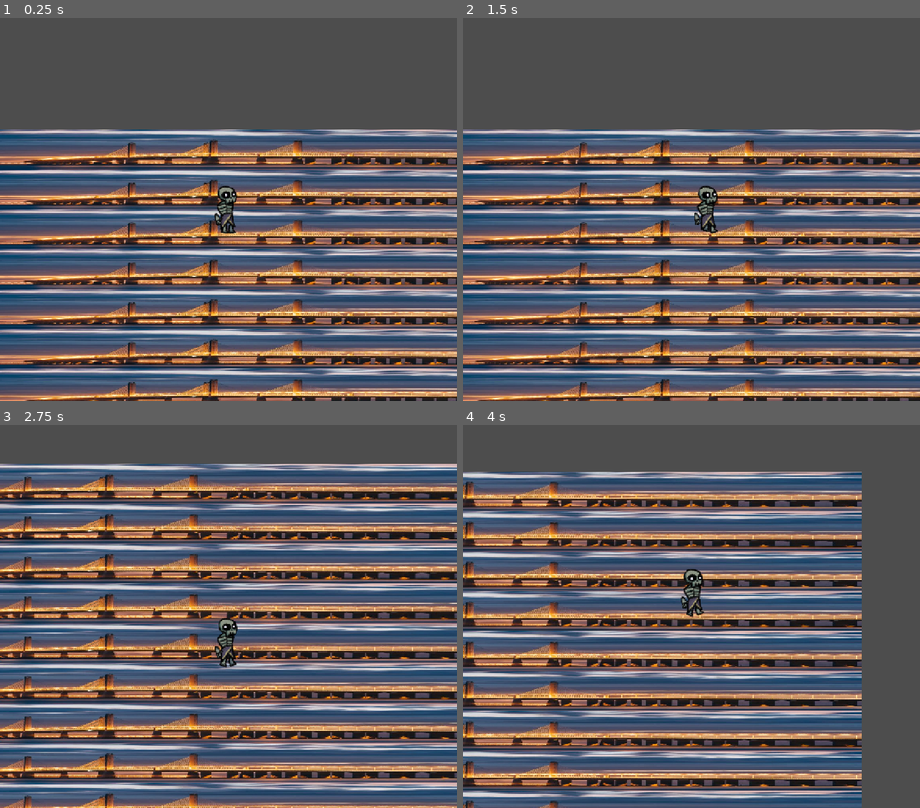
Above: before the commit, frames 1-4 (two rows, left to right).
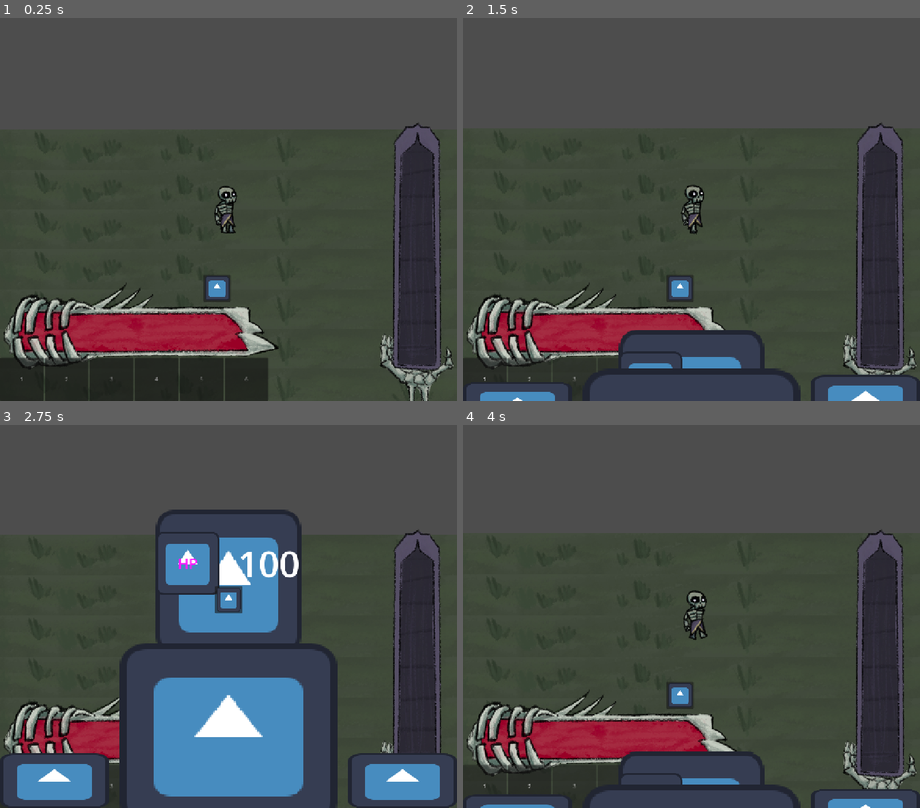
Above: after the commit, the same moments.

Repository: atlanticbomber/CranberryJam_Skeleton-fight
Game: Godot game, scene res://Scenes/world.tscn
Same seed, same stepped clock (60 frames per second), same inputs: the game is played once before the commit and once after it. The engine's default icon, where the game draws it, is replaced by a stand-in: a white triangle on a blue panel in a dark square.
Inputs (mouse positions are in pixels of both pictures, inside the frame that each line leads up to):
- Up to frame 1 (0.25 s): no input
- Up to frame 2 (1.5 s): click (682, 289) at 0.52 s; tap Enter (ui_accept) at 1.25 s; move the mouse to (792, 190) at 1.27 s; hold D (right) from 1.28 s (still down); hold = (zoom in, bound only after the commit) from 1.28 s (still down)
- Up to frame 3 (2.75 s): tap Enter (ui_accept) at 1.52, 2.27 s; tap - (zoom out, bound only after the commit) at 1.55, 2.1 s; move the mouse to (137, 635) at 2.02 s; release D (right) at 2.03 s; release = (zoom in, bound only after the commit) at 2.03 s; hold S (down) from 2.03 s (still down); tap = (zoom in, bound only after the commit) at 2.3 s
- Up to frame 4 (4 s): move the mouse to (737, 532) at 2.77 s; release S (down) at 2.78 s; hold D (right) 2.78-3.53 s; hold - (zoom out, bound only after the commit) 2.78-3.53 s; tap 1 (Slot1) at 2.85 s; move the mouse to (668, 693) at 3.52 s; hold W (up) from 3.53 s (still down); tap 2 (Slot2) at 3.6 s; tap Enter (ui_accept) at 3.77 s; tap = (zoom in, bound only after the commit) at 3.8 s

The runs differ from the first frame. In frame 1, 68% of the frame differs, in the area x 0-100%, y 27-100%; in frame 2, 68%; in frame 3, 84%, in the area x 0-100%, y 10-100%; in frame 4, 78%.

Commit message:
tile color, progress bar art

Diff:
--- a/the-legend-of-sir-skelebones/Scenes/collapsing_strip.tscn
+++ b/the-legend-of-sir-skelebones/Scenes/collapsing_strip.tscn
@@ -1,28 +1,98 @@
 [gd_scene format=3 uid="uid://clu1e2ljyeos1"]
 
-[ext_resource type="Texture2D" uid="uid://hp7fb7im73db" path="res://Sprites/resize-1794687866381913903134267377000160588.jpg" id="1_0xhu1"]
 [ext_resource type="Script" uid="uid://b28vip2kbhup3" path="res://Scripts/collapsed_strip.gd" id="1_evquh"]
+[ext_resource type="Texture2D" uid="uid://biqro62cl5ekx" path="res://Sprites/Grass1.png" id="3_7qqus"]
 
 [sub_resource type="WorldBoundaryShape2D" id="WorldBoundaryShape2D_nrax6"]
 
 [sub_resource type="WorldBoundaryShape2D" id="WorldBoundaryShape2D_t8h3l"]
 
-[sub_resource type="SpriteFrames" id="SpriteFrames_vjcy3"]
-animations = [{
-"frames": [{
-"duration": 1.0,
-"texture": ExtResource("1_0xhu1")
-}, {
-"duration": 1.0,
-"texture": null
-}],
-"loop": 0,
-"name": &"crumble",
-"speed": 1.0
-}]
-
 [sub_resource type="RectangleShape2D" id="RectangleShape2D_nrax6"]
 size = Vector2(1890, 100)
+
+[sub_resource type="Animation" id="Animation_7qqus"]
+length = 0.001
+tracks/0/type = "value"
+tracks/0/imported = false
+tracks/0/enabled = true
+tracks/0/path = NodePath(".:position")
+tracks/0/interp = 1
+tracks/0/loop_wrap = true
+tracks/0/keys = {
+"times": PackedFloat32Array(0),
+"transitions": PackedFloat32Array(1),
+"update": 0,
+"values": [Vector2(0, 0)]
+}
+tracks/1/type = "value"
+tracks/1/imported = false
+tracks/1/enabled = true
+tracks/1/path = NodePath(".:scale")
+tracks/1/interp = 1
+tracks/1/loop_wrap = true
+tracks/1/keys = {
+"times": PackedFloat32Array(0),
+"transitions": PackedFloat32Array(1),
+"update": 0,
+"values": [Vector2(1, 1)]
+}
+tracks/2/type = "value"
+tracks/2/imported = false
+tracks/2/enabled = true
+tracks/2/path = NodePath(".:self_modulate")
+tracks/2/interp = 1
+tracks/2/loop_wrap = true
+tracks/2/keys = {
+"times": PackedFloat32Array(0),
+"transitions": PackedFloat32Array(1),
+"update": 0,
+"values": [Color(1, 1, 1, 1)]
+}
+
+[sub_resource type="Animation" id="Animation_th734"]
+resource_name = "fall"
+tracks/0/type = "value"
+tracks/0/imported = false
+tracks/0/enabled = true
+tracks/0/path = NodePath(".:position")
+tracks/0/interp = 2
+tracks/0/loop_wrap = true
+tracks/0/keys = {
+"times": PackedFloat32Array(0, 1),
+"transitions": PackedFloat32Array(1, 1),
+"update": 0,
+"values": [Vector2(0, 0), Vector2(0, 400)]
+}
+tracks/1/type = "value"
+tracks/1/imported = false
+tracks/1/enabled = true
+tracks/1/path = NodePath(".:scale")
+tracks/1/interp = 1
+tracks/1/loop_wrap = true
+tracks/1/keys = {
+"times": PackedFloat32Array(0, 1),
+"transitions": PackedFloat32Array(1, 1),
+"update": 0,
+"values": [Vector2(1, 1), Vector2(0.6, 0.6)]
+}
+tracks/2/type = "value"
+tracks/2/imported = false
+tracks/2/enabled = true
+tracks/2/path = NodePath(".:self_modulate")
+tracks/2/interp = 1
+tracks/2/loop_wrap = true
+tracks/2/keys = {
+"times": PackedFloat32Array(0, 1),
+"transitions": PackedFloat32Array(1, 1),
+"update": 0,
+"values": [Color(1, 1, 1, 1), Color(1, 1, 1, 0)]
+}
+
+[sub_resource type="AnimationLibrary" id="AnimationLibrary_oaahv"]
+_data = {
+&"RESET": SubResource("Animation_7qqus"),
+&"fall": SubResource("Animation_th734")
+}
 
 [node name="CollapsingStrip" type="Node2D" unique_id=2080553464]
 script = ExtResource("1_evquh")
@@ -41,15 +111,17 @@
 rotation = 1.5707964
 shape = SubResource("WorldBoundaryShape2D_t8h3l")
 
-[node name="AnimatedSprite2D" type="AnimatedSprite2D" parent="." unique_id=1712132906]
-sprite_frames = SubResource("SpriteFrames_vjcy3")
-animation = &"crumble"
+[node name="Tile" type="Sprite2D" parent="." unique_id=1225562332]
+texture = ExtResource("3_7qqus")
 
 [node name="Area2D" type="Area2D" parent="." unique_id=771255300]
+visible = false
 
 [node name="CollisionShape2D" type="CollisionShape2D" parent="Area2D" unique_id=541347147]
 shape = SubResource("RectangleShape2D_nrax6")
 
-[connection signal="ready" from="." to="AnimatedSprite2D" method="play" binds= [&"crumble"]]
-[connection signal="animation_finished" from="AnimatedSprite2D" to="." method="done_collapsing"]
+[node name="AnimationPlayer" type="AnimationPlayer" parent="." unique_id=1521598450]
+root_node = NodePath("../Tile")
+libraries/ = SubResource("AnimationLibrary_oaahv")
+
 [connection signal="body_entered" from="Area2D" to="." method="handle_player_entrance"]
--- a/the-legend-of-sir-skelebones/Scenes/game_ui.tscn
+++ b/the-legend-of-sir-skelebones/Scenes/game_ui.tscn
@@ -1,12 +1,17 @@
 [gd_scene format=3 uid="uid://cax1c2xwd5jge"]
 
-[ext_resource type="Texture2D" uid="uid://dsx7skilbkojs" path="res://Sprites/26getty.600.webp" id="1_gek4i"]
 [ext_resource type="Script" uid="uid://brtbvvs3hvk6y" path="res://Scripts/game_ui.gd" id="1_xjnnq"]
-[ext_resource type="Texture2D" uid="uid://b4rnt26mmj1ck" path="res://Sprites/Demeter.png" id="2_bw2rt"]
 [ext_resource type="Script" uid="uid://dk5vp3u7drp0r" path="res://Resources/Weapon/WeaponResource.gd" id="2_gjn1n"]
 [ext_resource type="Resource" uid="uid://dfbkjyrsa3b0k" path="res://Resources/Weapon/BasicSword.tres" id="3_1t2s1"]
 [ext_resource type="Resource" uid="uid://dq44832xpejvv" path="res://Resources/Weapon/BasicHammer.tres" id="3_gjn1n"]
+[ext_resource type="Texture2D" uid="uid://bjvknmq7jbp34" path="res://Sprites/HealtHbar/Hback.png" id="5_74ohg"]
 [ext_resource type="Texture2D" uid="uid://ckxqyruq7xd7r" path="res://icon.svg" id="6_3t1kc"]
+[ext_resource type="Texture2D" uid="uid://be42co5ue4jpm" path="res://Sprites/HealtHbar/Hcase.png" id="6_cjtla"]
+[ext_resource type="Texture2D" uid="uid://dle0e218yjnma" path="res://Sprites/HealtHbar/Hbar.png" id="7_btved"]
+[ext_resource type="Texture2D" uid="uid://bcqo66kdehujo" path="res://Sprites/Demeter/Dback.png" id="7_y8vuf"]
+[ext_resource type="Texture2D" uid="uid://2xsluxv6bvgh" path="res://Sprites/Demeter/Dcase.png" id="8_1pjl6"]
+[ext_resource type="Texture2D" uid="uid://tk2f8fclyqn4" path="res://Sprites/Demeter/DMilk.png" id="9_dvsk4"]
+[ext_resource type="Texture2D" uid="uid://dbdtlo41h8ixm" path="res://Sprites/Demeter/DHand.png" id="10_1pjl6"]
 
 [node name="GameUI" type="Control" unique_id=2109985960]
 process_mode = 3
@@ -25,23 +30,27 @@
 anchors_preset = 2
 anchor_top = 1.0
 anchor_bottom = 1.0
-offset_top = -290.0
-offset_right = 600.0
+offset_left = -75.0
+offset_top = -396.0
+offset_right = 800.0
+offset_bottom = -67.0
 grow_vertical = 0
-value = 100.0
-texture_progress = ExtResource("1_gek4i")
+value = 60.0
+texture_under = ExtResource("5_74ohg")
+texture_over = ExtResource("6_cjtla")
+texture_progress = ExtResource("7_btved")
 
-[node name="Skull" type="Button" parent="." unique_id=1319970530]
+[node name="Skull" type="Button" parent="Health" unique_id=1319970530]
 custom_minimum_size = Vector2(75, 75)
 custom_maximum_size = Vector2(75, 75)
 layout_mode = 1
 anchors_preset = 2
 anchor_top = 1.0
 anchor_bottom = 1.0
-offset_left = 620.0
-offset_top = -176.0
-offset_right = 670.0
-offset_bottom = -126.0
+offset_left = 636.0
+offset_top = -281.0
+offset_right = 711.0
+offset_bottom = -206.0
 grow_vertical = 0
 text = "
 "
@@ -101,13 +110,32 @@
 anchor_top = 1.0
 anchor_right = 1.0
 anchor_bottom = 1.0
-offset_left = -135.0
-offset_top = -630.0
-offset_right = -10.0
+offset_left = -280.0
+offset_top = -836.0
+offset_right = 57.0
+offset_bottom = 26.0
 grow_horizontal = 0
 grow_vertical = 0
 value = 100.0
 fill_mode = 3
-texture_progress = ExtResource("2_bw2rt")
+texture_under = ExtResource("7_y8vuf")
+texture_over = ExtResource("8_1pjl6")
+texture_progress = ExtResource("9_dvsk4")
+texture_progress_offset = Vector2(0, 2)
+
+[node name="TextureRect" type="TextureRect" parent="Demeter" unique_id=992905617]
+show_behind_parent = true
+layout_mode = 1
+anchors_preset = 7
+anchor_left = 0.5
+anchor_top = 1.0
+anchor_right = 0.5
+anchor_bottom = 1.0
+offset_left = -20.0
+offset_top = -40.0
+offset_right = 20.0
+grow_horizontal = 2
+grow_vertical = 0
+texture = ExtResource("10_1pjl6")
 
 [node name="CanvasLayer" type="CanvasLayer" parent="." unique_id=112780457]
--- a/the-legend-of-sir-skelebones/Scenes/ground_strip.tscn
+++ b/the-legend-of-sir-skelebones/Scenes/ground_strip.tscn
@@ -1,23 +1,15 @@
 [gd_scene format=3 uid="uid://b322hx6y0syrb"]
 
-[ext_resource type="Texture2D" uid="uid://hp7fb7im73db" path="res://Sprites/resize-1794687866381913903134267377000160588.jpg" id="1_hi6vx"]
+[ext_resource type="Texture2D" uid="uid://biqro62cl5ekx" path="res://Sprites/Grass1.png" id="1_hi6vx"]
 
 [sub_resource type="WorldBoundaryShape2D" id="WorldBoundaryShape2D_nrax6"]
 
 [sub_resource type="WorldBoundaryShape2D" id="WorldBoundaryShape2D_t8h3l"]
 
-[sub_resource type="SpriteFrames" id="SpriteFrames_vjcy3"]
-animations = [{
-"frames": [{
-"duration": 1.0,
-"texture": ExtResource("1_hi6vx")
-}],
-"loop": 1,
-"name": &"default",
-"speed": 5.0
-}]
+[node name="GroundStrip" type="Node2D" unique_id=2080553464]
 
-[node name="GroundStrip" type="Node2D" unique_id=2080553464]
+[node name="Grass1" type="Sprite2D" parent="." unique_id=483773334]
+texture = ExtResource("1_hi6vx")
 
 [node name="Rightwall" type="StaticBody2D" parent="." unique_id=1108683034]
 position = Vector2(945, 0)
@@ -32,6 +24,3 @@
 position = Vector2(-945, 0)
 rotation = 1.5707964
 shape = SubResource("WorldBoundaryShape2D_t8h3l")
-
-[node name="AnimatedSprite2D" type="AnimatedSprite2D" parent="." unique_id=1712132906]
-sprite_frames = SubResource("SpriteFrames_vjcy3")
--- a/the-legend-of-sir-skelebones/Scenes/skelebro.tscn
+++ b/the-legend-of-sir-skelebones/Scenes/skelebro.tscn
@@ -1,7 +1,6 @@
 [gd_scene format=3 uid="uid://c55kltgk0j6d5"]
 
 [ext_resource type="Script" uid="uid://5bri47mbg5di" path="res://Scripts/Skelebro.gd" id="1_hodaq"]
-[ext_resource type="Texture2D" uid="uid://ckxqyruq7xd7r" path="res://icon.svg" id="1_qu763"]
 [ext_resource type="AudioStream" uid="uid://dcbrnwyq1bl5n" path="res://Sounds/SFX/TempSmack.mp3" id="3_851mo"]
 [ext_resource type="Texture2D" uid="uid://do212aafq8hw2" path="res://Sprites/skelebro/Foot.png" id="3_tn4lu"]
 [ext_resource type="Texture2D" uid="uid://c4s61kilkx4i8" path="res://Sprites/skelebro/Body.png" id="4_n648a"]
@@ -9,7 +8,6 @@
 [ext_resource type="Texture2D" uid="uid://kqrc283wkqq1" path="res://Sprites/skelebro/Skull.png" id="5_tta51"]
 [ext_resource type="Texture2D" uid="uid://diuui57m7ao1y" path="res://Sprites/skelebro/Hand.png" id="6_8oytp"]
 [ext_resource type="Texture2D" uid="uid://bgihqvmta6u6b" path="res://Sprites/skelebro/Eye.png" id="6_tta51"]
-[ext_resource type="Texture2D" uid="uid://brxob5puborph" path="res://Sprites/skelebro/LowerArm.png" id="9_8oytp"]
 
 [sub_resource type="Animation" id="Animation_1caf8"]
 resource_name = "Idle"
@@ -308,10 +306,6 @@
 metadata/_edit_vertical_guides_ = [-62.0, 62.0]
 metadata/_edit_horizontal_guides_ = [-61.0, 63.0]
 
-[node name="Icon" type="Sprite2D" parent="." unique_id=537610508]
-visible = false
-texture = ExtResource("1_qu763")
-
 [node name="Sprite" type="Sprite2D" parent="." unique_id=1453798953]
 
 [node name="BackFoot" type="Sprite2D" parent="Sprite" unique_id=1008916344]
@@ -331,7 +325,7 @@
 texture = ExtResource("4_n648a")
 
 [node name="UpperArm" type="Sprite2D" parent="Sprite/Body" unique_id=1573763493]
-z_index = -1
+show_behind_parent = true
 position = Vector2(-2, -2)
 texture = ExtResource("5_1caf8")
 
@@ -361,6 +355,8 @@
 
 [node name="Camera2D" type="Camera2D" parent="." unique_id=865916813]
 zoom = Vector2(1.1, 1.1)
+limit_left = -930
+limit_right = 930
 position_smoothing_enabled = true
 
 [node name="RollCooldown" type="Timer" parent="." unique_id=991862256]
@@ -381,8 +377,3 @@
 
 [node name="Attack" type="AudioStreamPlayer2D" parent="." unique_id=342455274]
 stream = ExtResource("3_851mo")
-
-[node name="LowerArm" type="Sprite2D" parent="." unique_id=1205652782]
-visible = false
-position = Vector2(-3, -9)
-texture = ExtResource("9_8oytp")
--- a/the-legend-of-sir-skelebones/Scenes/world.tscn
+++ b/the-legend-of-sir-skelebones/Scenes/world.tscn
@@ -1,9 +1,14 @@
 [gd_scene format=3 uid="uid://ojfdko0opxdv"]
 
 [ext_resource type="Script" uid="uid://cv4h5g5ka1ax5" path="res://Scripts/world.gd" id="1_a02cp"]
+[ext_resource type="PackedScene" uid="uid://cax1c2xwd5jge" path="res://Scenes/game_ui.tscn" id="3_5a7ea"]
 [ext_resource type="PackedScene" uid="uid://c55kltgk0j6d5" path="res://Scenes/skelebro.tscn" id="3_8j60k"]
 
 [node name="World" type="Node2D" unique_id=469891445]
 script = ExtResource("1_a02cp")
 
 [node name="Skelebro" parent="." unique_id=1342470513 instance=ExtResource("3_8j60k")]
+
+[node name="CanvasLayer" type="CanvasLayer" parent="." unique_id=452096123]
+
+[node name="GameUI" parent="CanvasLayer" unique_id=2109985960 instance=ExtResource("3_5a7ea")]
--- a/the-legend-of-sir-skelebones/Scripts/Skelebro.gd
+++ b/the-legend-of-sir-skelebones/Scripts/Skelebro.gd
@@ -43,6 +43,7 @@
 		velocity.x = move_toward(velocity.x, 0, SPEED)
 		velocity.y = move_toward(velocity.y, 0, SPEED)
 
+
 	#Weapon sense
 	weaponRange.look_at(get_global_mouse_position())
 	#print(weaponRange.get_overlapping_bodies())
@@ -51,8 +52,15 @@
 	move_and_slide()
 
 func _process(_delta: float) -> void:
+	if Input.is_action_pressed("zoom out") and $Camera2D.zoom >Vector2(0.9,0.9):
+		$Camera2D.zoom -= Vector2(0.01,0.01)
+	elif Input.is_action_pressed("zoom in") and $Camera2D.zoom <Vector2(1.4,1.4):
+		$Camera2D.zoom += Vector2(0.01,0.01)
+
+	#Eye Motion
 	$Sprite/Skull/BigEye.position = Vector2(3.5,-0.5) + Vector2(3,1.5)*(get_global_mouse_position() - position).normalized()
 	$Sprite/Skull/SmallEye.position = Vector2(22,-6.0) + Vector2(1.5,1.5)*(get_global_mouse_position() - position).normalized()
+
 func _input(_event: InputEvent) -> void:
 	if Input.is_action_just_pressed("attack") and weaponTimer.is_stopped():
 		print("frame",get_tree().get_frame())
--- a/the-legend-of-sir-skelebones/Scripts/collapsed_strip.gd
+++ b/the-legend-of-sir-skelebones/Scripts/collapsed_strip.gd
@@ -3,12 +3,12 @@
 @onready var collapsed = false
 @onready var death_check = $Area2D
 
+func _ready() -> void:
+	$AnimationPlayer.play("fall")
+	await $AnimationPlayer.animation_finished
+	collapsed = true
+
 
 func handle_player_entrance(body: Node2D):
 	if body is Player and collapsed:
 		get_tree().change_scene_to_file("res://Scenes/start_screen.tscn")
-
-
-
-func done_collapsing() -> void:
-	collapsed = true
--- a/the-legend-of-sir-skelebones/Scripts/game_ui.gd
+++ b/the-legend-of-sir-skelebones/Scripts/game_ui.gd
@@ -35,7 +35,7 @@
 			Stats.currentActive = slots[2]
 			Stats.emit_signal("weaponChange")
 			#print("slot2",slots[1],Stats.currentActive)
-	elif Input.is_action_just_pressed("skillaton") or $Skull.button_pressed:
+	elif Input.is_action_just_pressed("skillaton") or $Health/Skull.button_pressed:
 		if $CanvasLayer.get_child_count() == 0:
 			var newSkillaton = load("res://Scenes/skillaton.tscn").instantiate()
 			$CanvasLayer.add_child(newSkillaton)
--- a/the-legend-of-sir-skelebones/project.godot
+++ b/the-legend-of-sir-skelebones/project.godot
@@ -85,6 +85,16 @@
 "events": [Object(InputEventKey,"resource_local_to_scene":false,"resource_name":"","device":-1,"window_id":0,"alt_press …(195 unchanged characters)…
 ]
 }
+"zoom out"={
+"deadzone": 0.2,
+"events": [Object(InputEventKey,"resource_local_to_scene":false,"resource_name":"","device":-1,"window_id":0,"alt_pressed":false,"shift_pressed":false,"ctrl_pressed":false,"meta_pressed":false,"pressed":false,"keycode":0,"physical_keycode":45,"key_label":0,"unicode":45,"location":0,"echo":false,"script":null)
+]
+}
+"zoom in"={
+"deadzone": 0.2,
+"events": [Object(InputEventKey,"resource_local_to_scene":false,"resource_name":"","device":-1,"window_id":0,"alt_pressed":false,"shift_pressed":false,"ctrl_pressed":false,"meta_pressed":false,"pressed":false,"keycode":0,"physical_keycode":61,"key_label":0,"unicode":61,"location":0,"echo":false,"script":null)
+]
+}
 
 [physics]
 
Binary file added: the-legend-of-sir-skelebones/Sprites/Demeter/DHand.png
Not shown, added: the-legend-of-sir-skelebones/Sprites/Demeter/DHand.png.import
Binary file added: the-legend-of-sir-skelebones/Sprites/Demeter/DMilk.png
Not shown, added: the-legend-of-sir-skelebones/Sprites/Demeter/DMilk.png.import
Binary file added: the-legend-of-sir-skelebones/Sprites/Demeter/Dback.png
Not shown, added: the-legend-of-sir-skelebones/Sprites/Demeter/Dback.png.import
Binary file added: the-legend-of-sir-skelebones/Sprites/Demeter/Dcase.png
Not shown, added: the-legend-of-sir-skelebones/Sprites/Demeter/Dcase.png.import
Binary file added: the-legend-of-sir-skelebones/Sprites/Grass1.png
Not shown, added: the-legend-of-sir-skelebones/Sprites/Grass1.png.import
Binary file added: the-legend-of-sir-skelebones/Sprites/HealtHbar/Hback.png
Not shown, added: the-legend-of-sir-skelebones/Sprites/HealtHbar/Hback.png.import
(and 4 more such lines)
